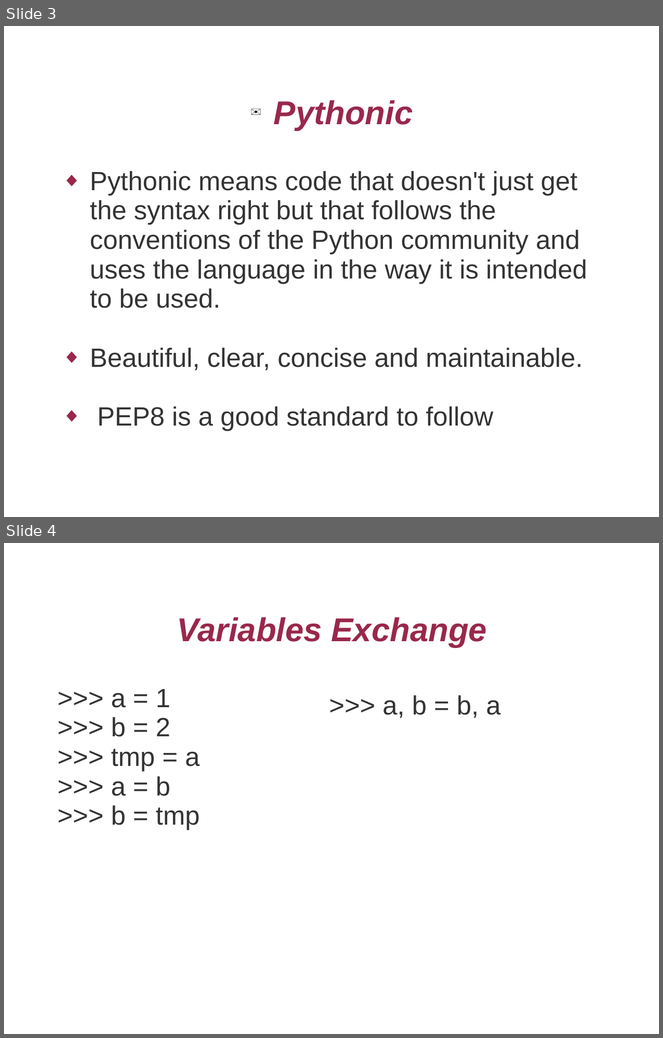
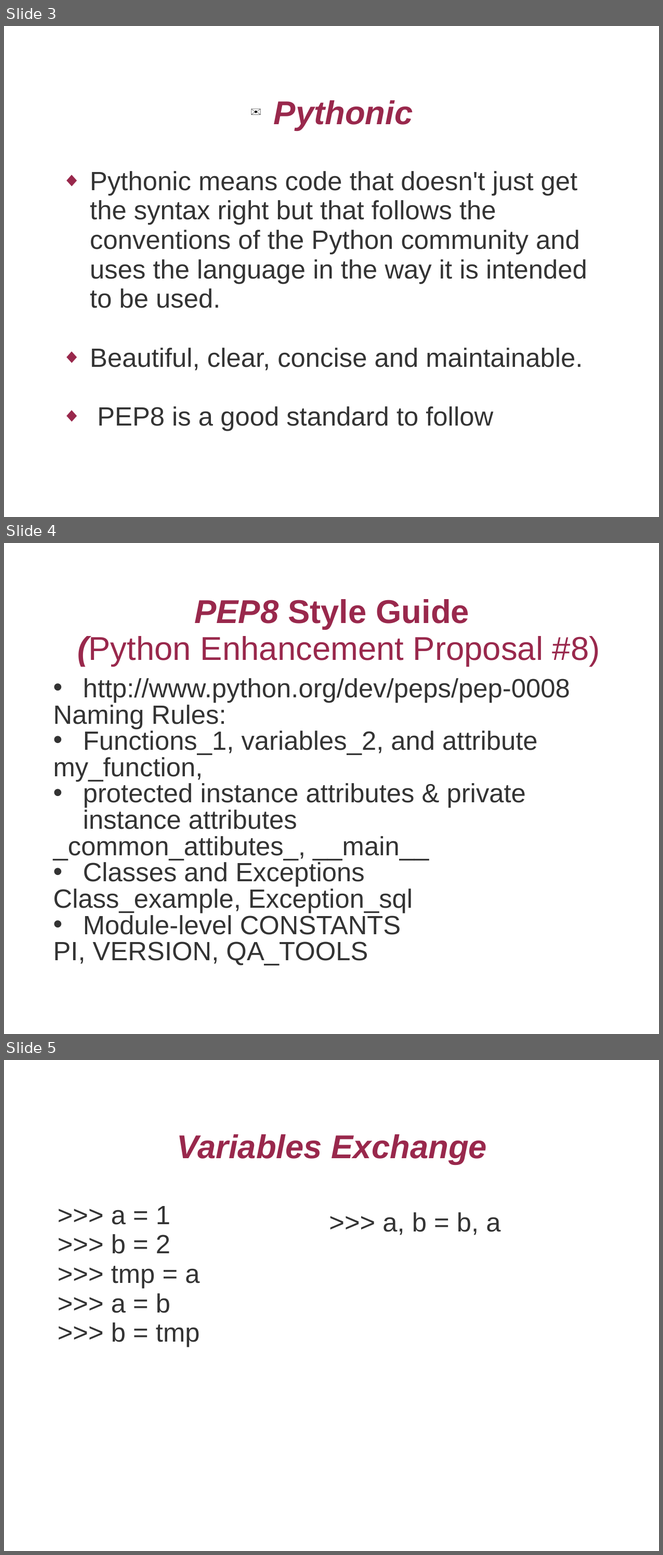
Before and after one commit to robin3795/Data, a slide deck: Pythonic.ppt. Shown one above the other, each under a label of ours: slides 3 and 4 before the commit, slides 3, 4 and 5 after it. The pictures are 663x1038 and 663x1555 pixels, drawn with LibreOffice and Linux fonts; fonts in the diff are those of the drawing; background and template pictures are left out. Boxes give left, top, right and bottom in pixels: in the first picture for what was removed or moved away, otherwise in the second. Text is boxed around its words. In the diff, an @@ line names an element or a change of style, - is before the commit and + after.

```diff
--- a/Pythonic.ppt
+++ b/Pythonic.ppt
@@ slide 4 added at (4, 543, 659, 1034), background picture (left out) @@
@@ title added at (78, 599, 600, 666), 40 pt, text #99284C @@
+PEP8 Style Guide
+(Python Enhancement Proposal #8)
@@ text added at (53, 678, 570, 966), 32 pt, text #333333 @@
+• http://www.python.org/dev/peps/pep-0008
+Naming Rules:
+• Functions_1, variables_2, and attribute
+my_function,
+• protected instance attributes & private instance attributes
+_common_attibutes_, __main__
+• Classes and Exceptions
+Class_example, Exception_sql
+• Module-level CONSTANTS
+PI, VERSION, QA_TOOLS
@@ what was slide 4 is now slide 5 @@
```
Also in this commit, not shown: 1 other file.
